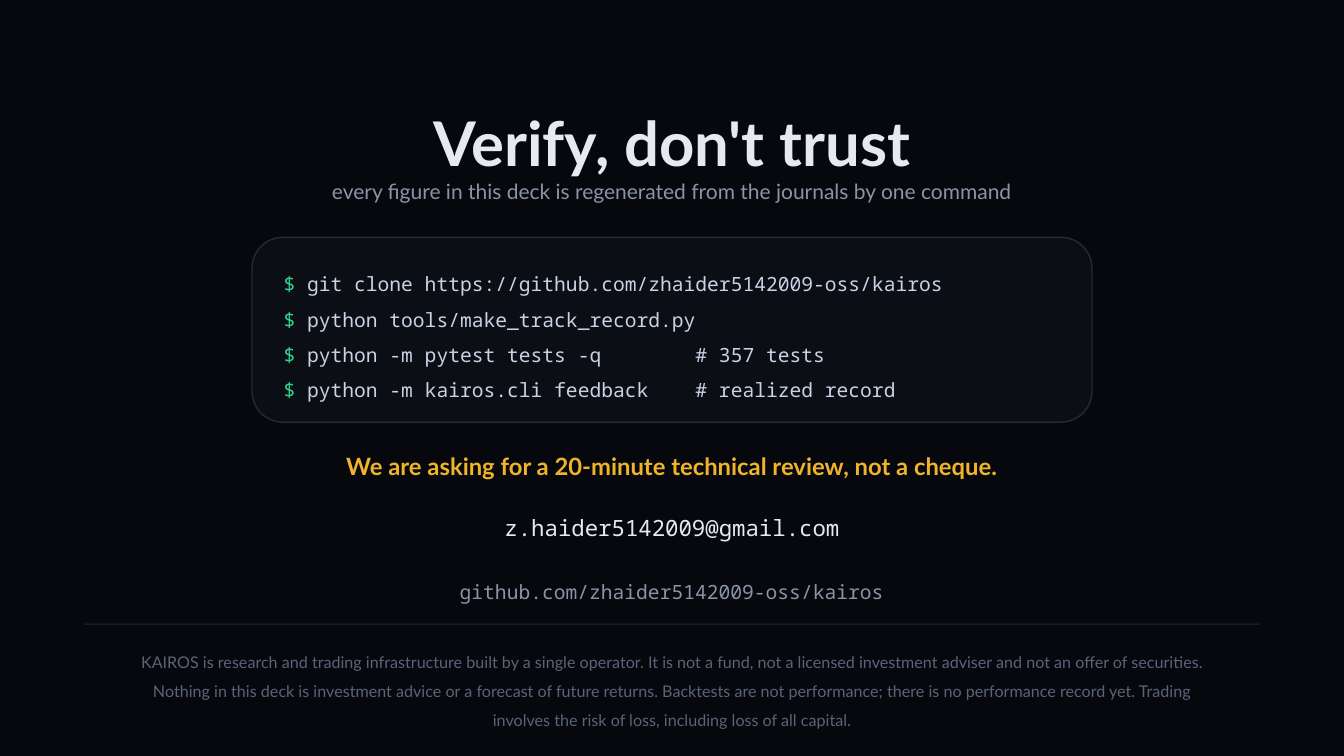
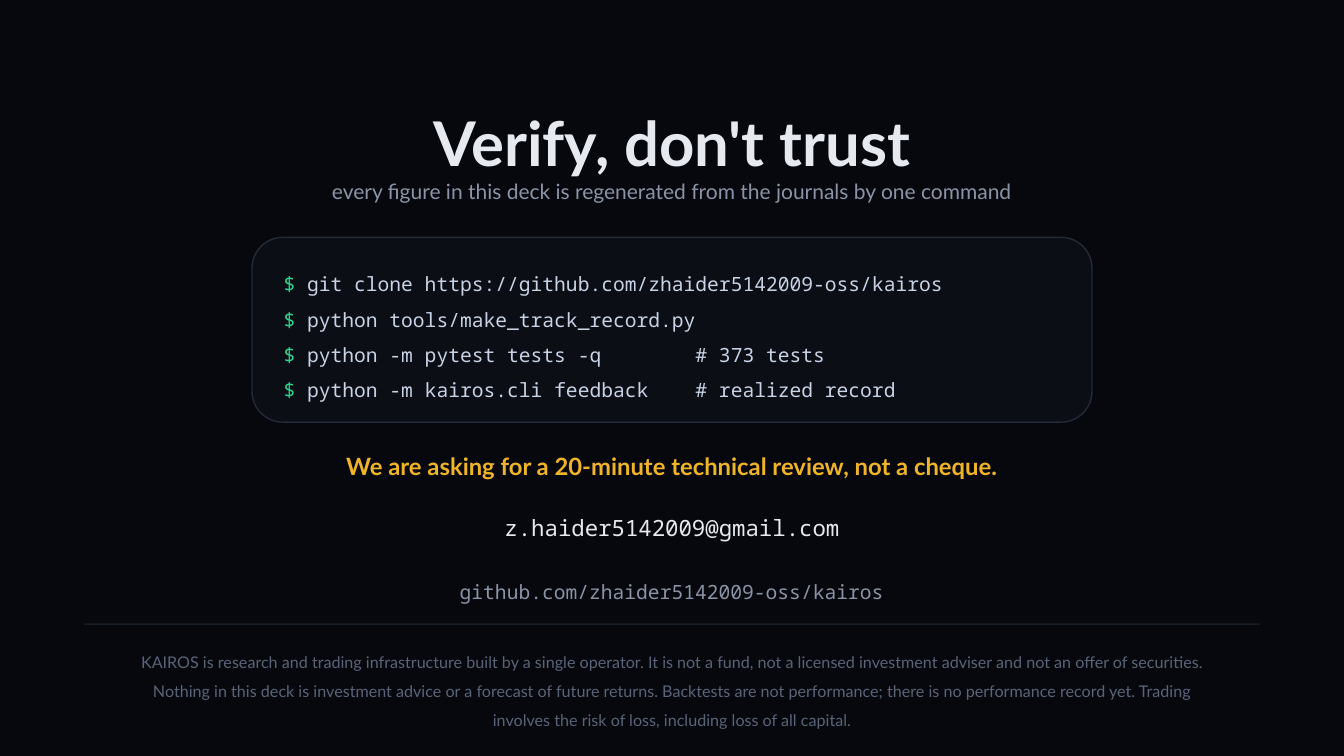
Before and after one commit to zhaider5142009-oss/kairos, a slide deck: slide 12 of docs/investors/KAIROS_Investor_Deck.pptx. Drawn at 1344x756 pixels with LibreOffice and Linux fonts; fonts in the diff are those of the drawing. Boxes give left, top, right and bottom in pixels: in the first picture for what was removed or moved away, otherwise in the second. Text is boxed around its words. In the diff, an @@ line names an element or a change of style, - is before the commit and + after.

```diff
--- a/docs/investors/KAIROS_Investor_Deck.pptx
+++ b/docs/investors/KAIROS_Investor_Deck.pptx
@@ text at <box>307,347,825,367</box>: text changed @@
-$ python -m pytest tests -q # 357 tests
+$ python -m pytest tests -q # 373 tests
```
Also in this commit, not shown: 5 other slides changed, 12 other files.
